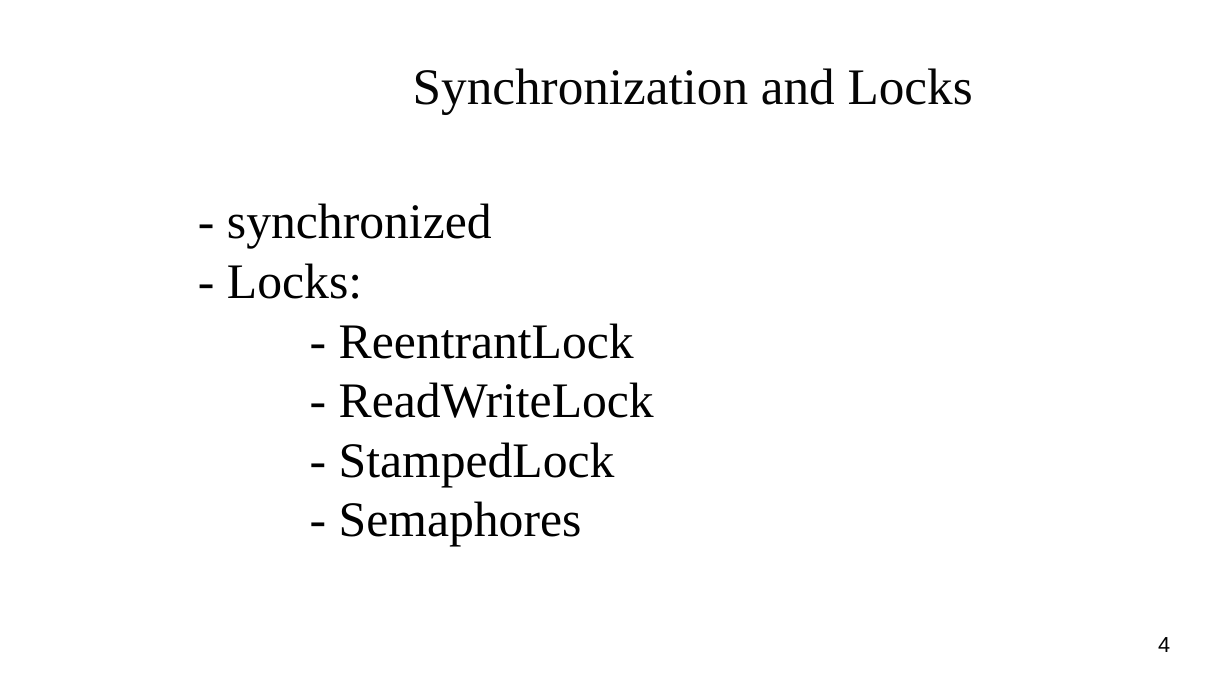
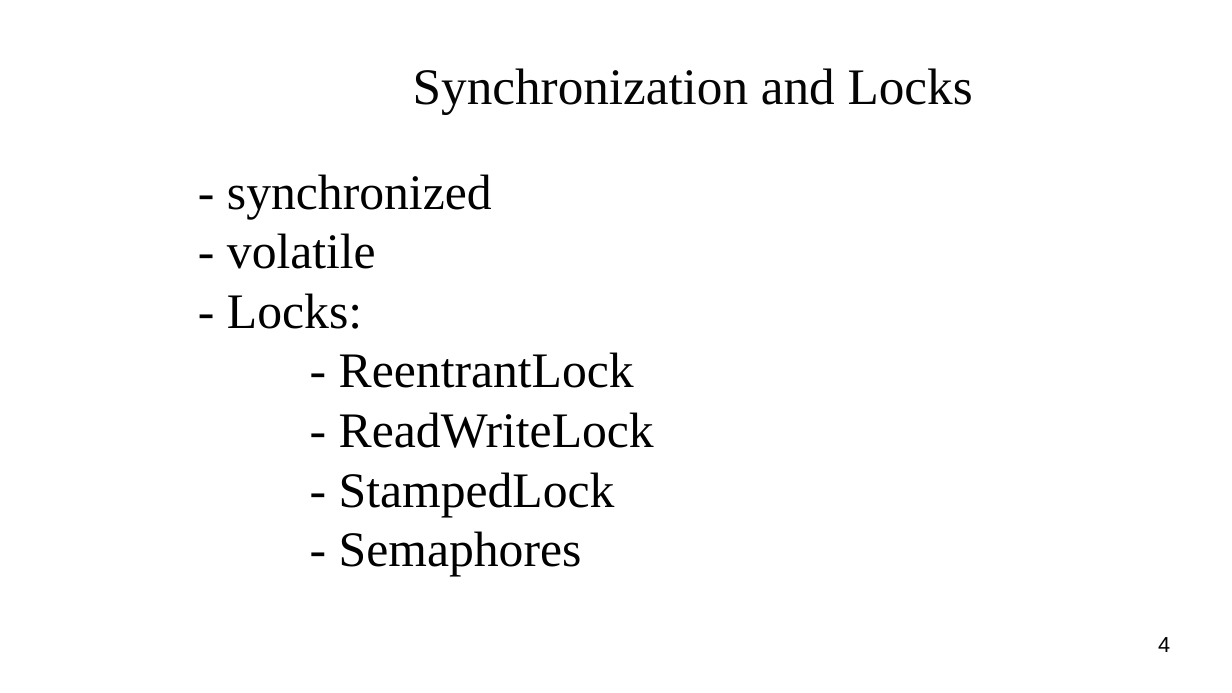
Before and after one commit to hoangdangduy/Slide_Multithread_TCBS, a slide deck: slide 4 of slide multi thread.odp. Drawn at 1232x693 pixels with LibreOffice and Linux fonts; fonts in the diff are those of the drawing; background and template pictures are left out. Boxes give left, top, right and bottom in pixels: in the first picture for what was removed or moved away, otherwise in the second. Text is boxed around its words. In the diff, an @@ line names an element or a change of style, - is before the commit and + after.

```diff
--- a/slide multi thread.odp
+++ b/slide multi thread.odp
@@ subtitle at <box>227,233,376,269</box>: paragraph added @@
+- volatile
```
Also in this commit, not shown: 1 other slide changed, 20 other files.
